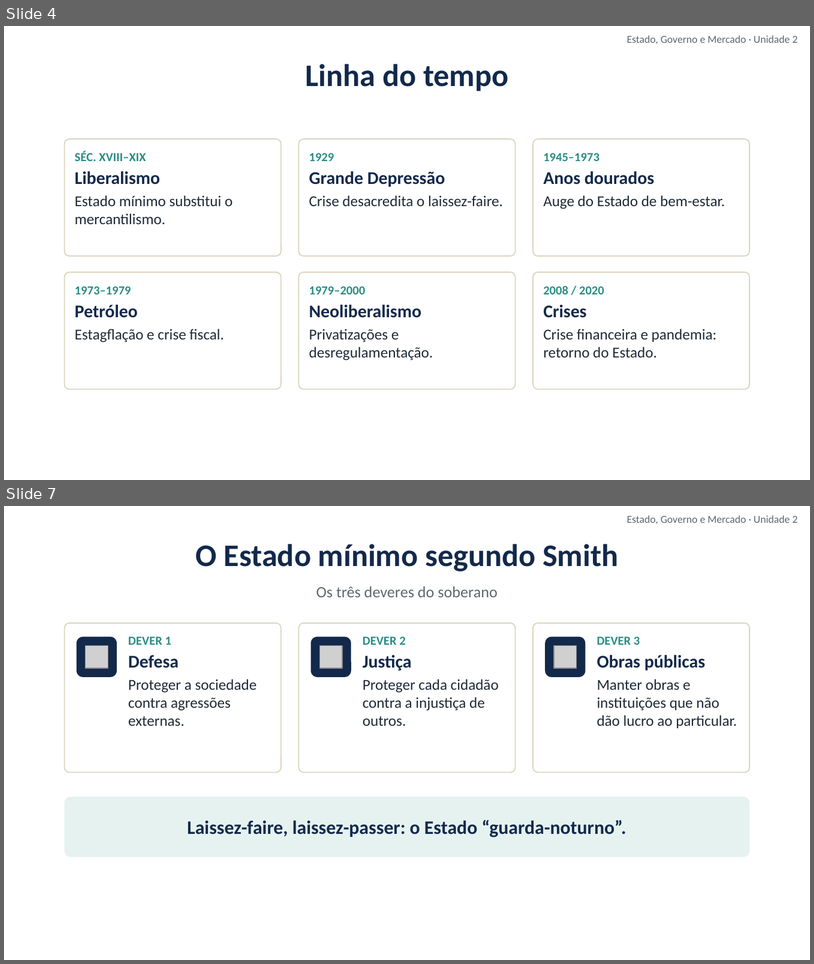
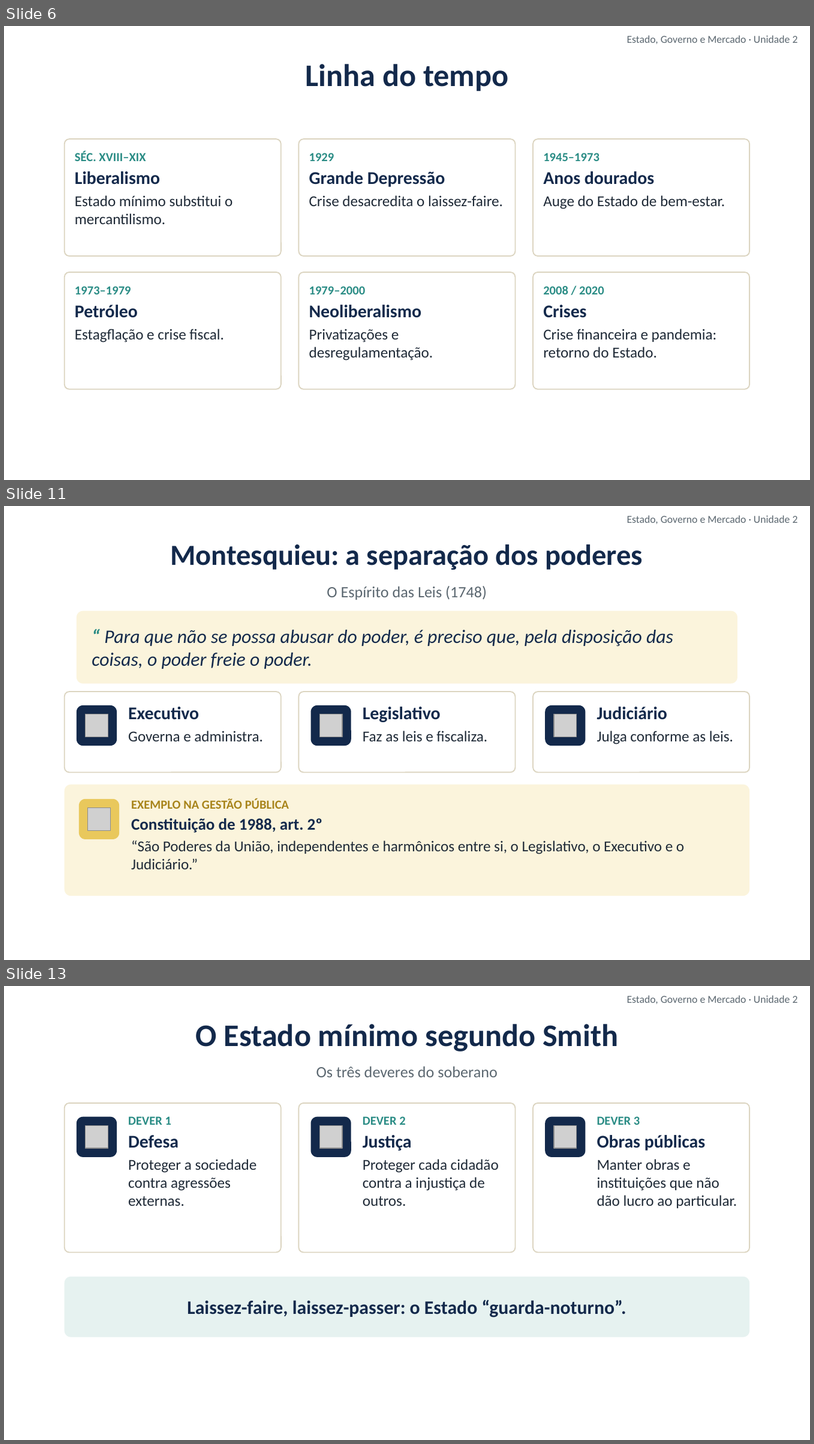
Before and after one commit to cleitonfranco74/gestao_publica, a slide deck: disciplina-01-estado-governo-mercado/materiais/02_Unidade_2_Pendulo_e_Matriz_Liberal.pptx. Shown one above the other, each under a label of ours: slides 4 and 7 before the commit, slides 6, 11 and 13 after it; the slides between them are not shown. The pictures are 814x964 and 814x1444 pixels, drawn with LibreOffice and Linux fonts; fonts in the diff are those of the drawing; grey boxes stand for pictures; background and template pictures are left out. Boxes give left, top, right and bottom in pixels: in the first picture for what was removed or moved away, otherwise in the second. Text is boxed around its words. In the diff, an @@ line names an element or a change of style, - is before the commit and + after.

```diff
--- a/disciplina-01-estado-governo-mercado/materiais/02_Unidade_2_Pendulo_e_Matriz_Liberal.pptx
+++ b/disciplina-01-estado-governo-mercado/materiais/02_Unidade_2_Pendulo_e_Matriz_Liberal.pptx
@@ slide 11 added at (x1=4, y1=506, x2=810, y2=960), background picture (left out) @@
@@ text added at (x1=627, y1=515, x2=798, y2=524), 9.5 pt, text #5B6770 @@
+Estado, Governo e Mercado · Unidade 2
@@ text added at (x1=170, y1=544, x2=643, y2=570), 26 pt, text #13294B, bold @@
+Montesquieu: a separação dos poderes
@@ text added at (x1=327, y1=586, x2=487, y2=600), 14 pt, text #5B6770 @@
+O Espírito das Leis (1748)
@@ rounded rectangle added at (x1=77, y1=611, x2=738, y2=684), fill #FBF4DC, 17 pt, text #13294B, italic @@
+“ Para que não se possa abusar do poder, é preciso que, pela disposição das coisas, o poder freie o poder.
@@ rounded rectangle added at (x1=65, y1=691, x2=281, y2=772), fill #FFFFFF, outline #DCD5C1 1 pt @@
@@ rounded rectangle added at (x1=299, y1=691, x2=516, y2=772), fill #FFFFFF, outline #DCD5C1 1 pt @@
@@ rounded rectangle added at (x1=533, y1=691, x2=750, y2=772), fill #FFFFFF, outline #DCD5C1 1 pt @@
@@ rounded rectangle added at (x1=77, y1=705, x2=117, y2=745), fill #13294B @@
@@ picture added at (x1=86, y1=714, x2=108, y2=736) @@
@@ text added at (x1=128, y1=706, x2=263, y2=741), 13.5 pt, text #1F2A37 @@
+Executivo
+Governa e administra.
@@ rounded rectangle added at (x1=311, y1=705, x2=351, y2=745), fill #13294B @@
@@ picture added at (x1=320, y1=714, x2=342, y2=736) @@
@@ text added at (x1=363, y1=706, x2=488, y2=741), 13.5 pt, text #1F2A37 @@
+Legislativo
+Faz as leis e fiscaliza.
@@ rounded rectangle added at (x1=545, y1=705, x2=585, y2=745), fill #13294B @@
@@ picture added at (x1=554, y1=714, x2=576, y2=736) @@
@@ text added at (x1=597, y1=706, x2=734, y2=744), 13.5 pt, text #1F2A37 @@
+Judiciário
+Julga conforme as leis.
@@ rounded rectangle added at (x1=65, y1=784, x2=750, y2=895), fill #FBF4DC @@
@@ rounded rectangle added at (x1=79, y1=799, x2=119, y2=839), fill #E9C85C @@
@@ picture added at (x1=88, y1=808, x2=110, y2=830) @@
@@ text added at (x1=131, y1=798, x2=684, y2=869), 13.5 pt, text #1F2A37 @@
+EXEMPLO NA GESTÃO PÚBLICA
+Constituição de 1988, art. 2º
+“São Poderes da União, independentes e harmônicos entre si, o Legislativo, o Executivo e o Judiciário.”
@@ what was slide 4 is now slide 6 @@
@@ what was slide 7 is now slide 13 @@
```
Also in this commit, not shown: 2 slides changed, 19 other slides added, 9 other files.
